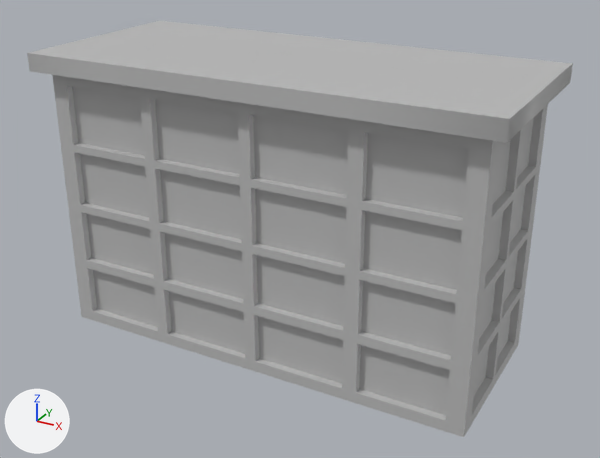
One commit to the FBX model Assets/Meshes/Building_Large_Side_002.fbx: the scene before it, then after it.
Both versions are drawn from a 50 mm camera at (51.7, -40.7, 135.7) aimed at (1.2, 51.0, 89.8). Every picture has the same lights, and +X, +Y and +Z are marked at lower left. Where no turn or scale is listed for an object, it has been applied to the vertices.

In view in the first picture: 'Building_Large_Side_002'.
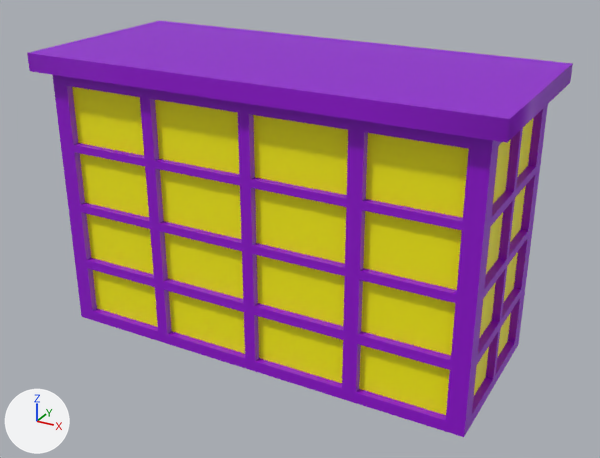
The newer file is also turned or shifted as a whole; pictures and numbers use the older file's frame.

Patch to the scene script:
```diff
--- a/Assets/Meshes/Building_Large_Side_002.fbx.py
+++ b/Assets/Meshes/Building_Large_Side_002.fbx.py
@@ mat_mainbuilding @@
+mat_mainbuilding = principled_material('MainBuilding')
+mat_mainbuilding.base_color = (0.29, 0.0, 0.663)  # purple #9300d5
@@ mat_windows @@
+mat_windows = principled_material('Windows')
+mat_windows.base_color = (1.0, 0.929, 0.0)  # yellow #fff700
@@ me_mesh @@
 me_mesh.from_pydata(...)  # 446 vertices, 476 faces; spans x -32.0..32.0, y -14.0..14.0, z -20.0..20.0
 # used by ob_building_large_side_002; location = (-0.3, 51.8, 93.0)
+# me_mesh part 1: 423 of the faces centred in x -32.0..32.0, y -14.0..14.0, z -20.0..20.0 switch from mat_lambert1 (grey #bcbcbc) to mat_mainbuilding (purple #9300d5)
+# me_mesh part 2: 29 of the faces centred in x -7.3..29.0, y -11.0..11.5, z -20.0..11.6 switch from mat_lambert1 (grey #bcbcbc) to mat_windows (yellow #fff700)
+# me_mesh part 3: 16 of the faces centred in x -29.0..-21.5, y -11.0..11.0, z -14.8..11.6 switch from mat_lambert1 (grey #bcbcbc) to mat_windows (yellow #fff700)
+# me_mesh part 4: 8 of the faces centred in x -7.3..7.3, y -11.0, z -14.8..11.6 switch from mat_lambert1 (grey #bcbcbc) to mat_windows (yellow #fff700)
```

Pixel boxes [x1, y1, x2, y2] of what changed, in the pictures (600 x 458 px):
part 1 of me_mesh, recoloured (grey to purple)
    both: [27, 21, 573, 437]
part 2 of me_mesh, recoloured (grey to yellow)
    both: [359, 118, 534, 415]
part 3 of me_mesh, recoloured (grey to yellow)
    both: [72, 87, 158, 327]
part 4 of me_mesh, recoloured (grey to yellow)
    both: [155, 100, 348, 383]
